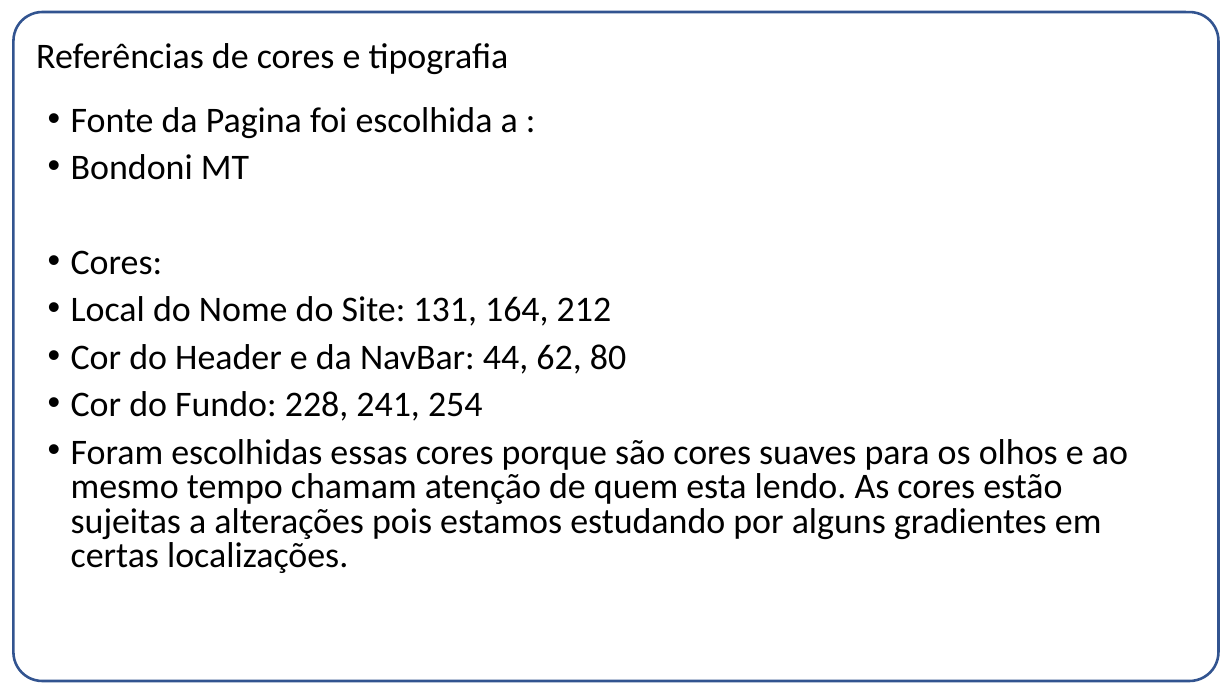
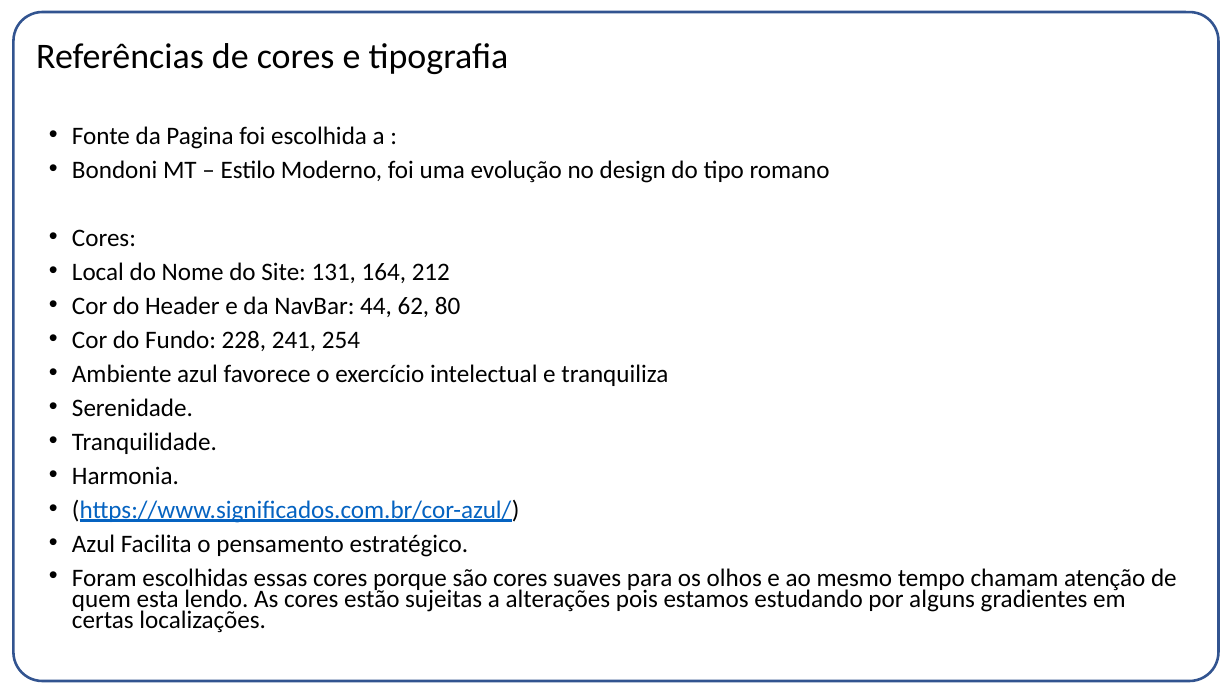
Before and after one commit to gabrielvf1/Co-Design-Projeto-1, a slide deck: slide 12 of Entrega03.pptx. Drawn at 1232x693 pixels with LibreOffice and Linux fonts; fonts in the diff are those of the drawing. Boxes give left, top, right and bottom in pixels: in the first picture for what was removed or moved away, otherwise in the second. Text is boxed around its words. In the diff, an @@ line names an element or a change of style, - is before the commit and + after.

```diff
--- a/Entrega03.pptx
+++ b/Entrega03.pptx
@@ text "Fonte da Pagina foi escolhida ...": place and size @@
-text "Fonte da Pagina foi escolhida ..." at <box>71,107,1128,573</box>
+text "Fonte da Pagina foi escolhida ..." at <box>72,126,1177,633</box>
@@ text at <box>72,126,1177,633</box>: size 28 to 19.6 pt in "Fonte da Pagina foi escolhida a :", "Cores:", "Local do Nome do Site: 131, 164, ...", "Cor do Header e da NavBar: 44, ..." and 2 more places; line spacing 0.8 to 0.7 @@
@@ text at <box>72,160,830,183</box>: text changed; size 28 to 19.6 pt @@
-• Bondoni MT
+• Bondoni MT – Estilo Moderno, foi uma evolução no design do tipo romano
@@ text at <box>72,364,668,557</box>: paragraphs added @@
+• Ambiente azul favorece o exercício intelectual e tranquiliza
+• Serenidade.
+• Tranquilidade.
+• Harmonia.
+• (https://www.significados.com.br/cor-azul/)
+• Azul Facilita o pensamento estratégico.
```
Also in this commit, not shown: 9 other slides changed.
